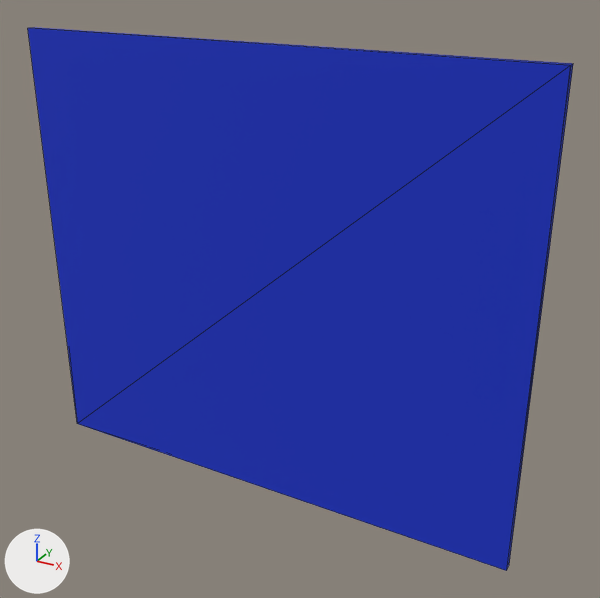
The COLLADA model carl_description/meshes/front_cover.dae as it was, and as the next commit left it.
The view is the same before and after, from a 50 mm camera at (0.431, -0.705, 0.349) aimed at (0.049, -0.012, 0.002). Every picture has the same lights, and +X, +Y and +Z are marked at lower left. Mesh edges are drawn as thin lines. Where no turn or scale is listed for an object, it has been applied to the vertices.

The first picture shows 'skp3219'.
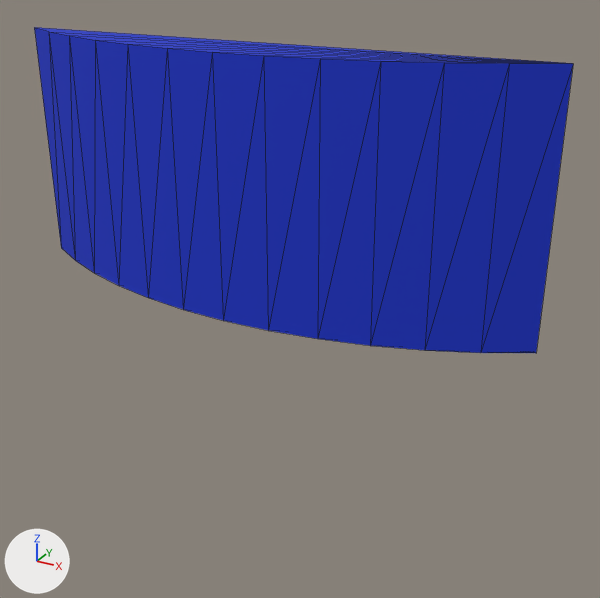
Commit message: redid front cover

Location of each change, [x1, y1, x2, y2] in pixels of the pictures (600 x 598 px):
'skp3219', reshaped (40% shorter): before [28, 27, 573, 571]; after [34, 27, 573, 353]

What the commit changed:
me_skp3219 is used by ob_skp3219; location (0.0, 0.0, 0.0).
me_skp3219 had 8 vertices, 12 faces and spanned x -0.293..0.292, y -0.01..0.0, z -0.254..0.254.
me_skp3219 now has 26 vertices, 48 faces and spans x -0.293..0.292, y -0.08..0.0, z -0.006..0.254.
Part 1, on me_skp3219:
6 vertices are removed from x -0.293..0.292, y -0.01..0.0, z -0.254..0.254.
12 faces are deleted.
13 vertices are added at x -0.293..0.292, y -0.08..0.0, z -0.006.
11 new vertices lie (0.0, 0.0, 0.26) away from vertices in x -0.248..0.247, y -0.08..-0.024, z -0.006.
48 new faces join them.
